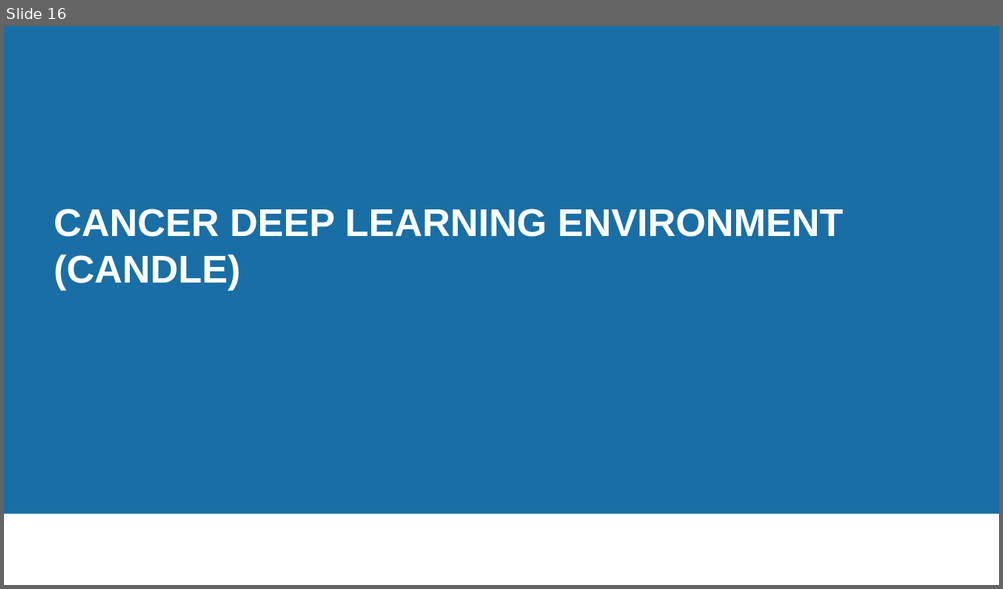
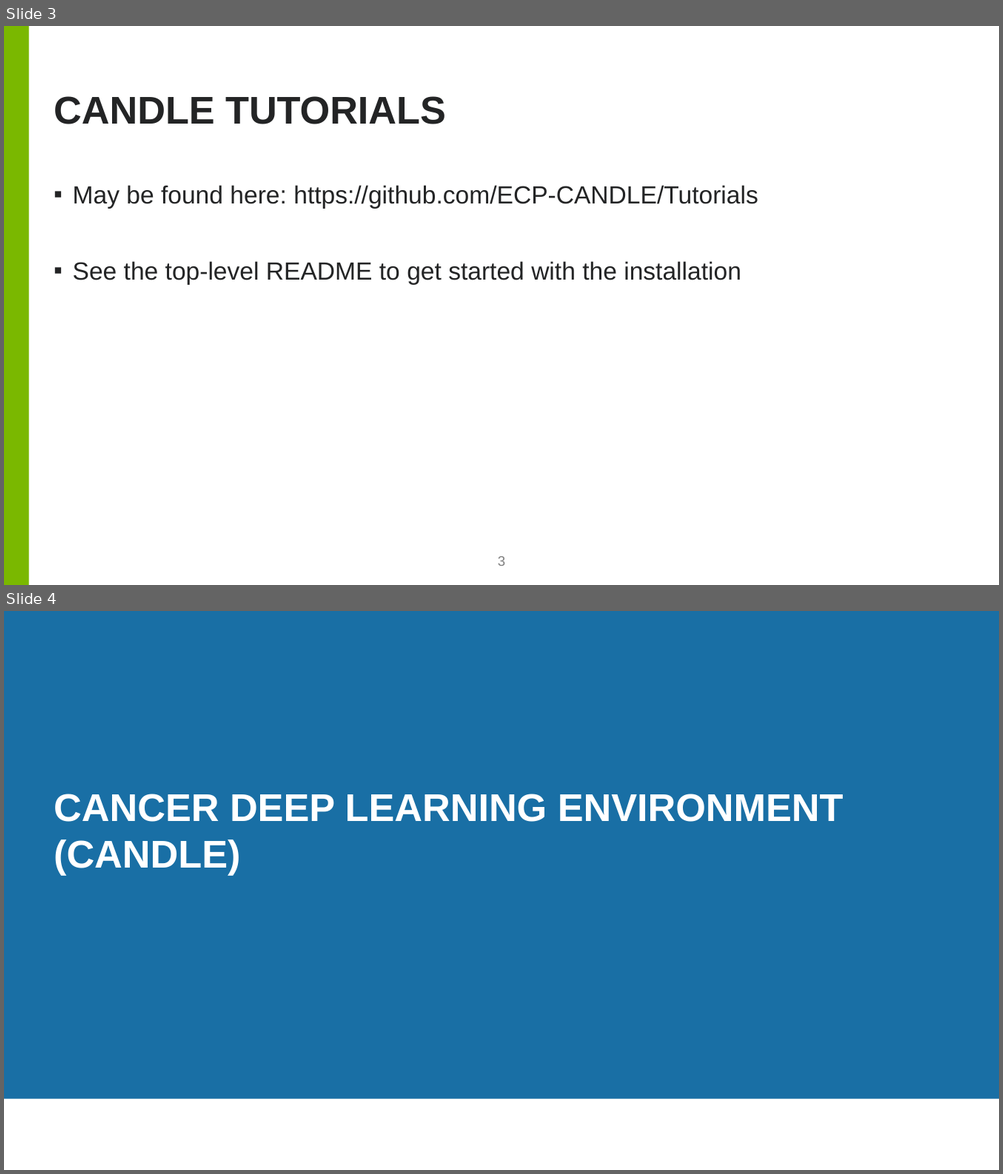
Before and after one commit to ECP-CANDLE/Tutorials, a slide deck: Supervisor/hpo.pptx. Shown one above the other, each under a label of ours: slide 16 before the commit, slides 3 and 4 after it. The pictures are 1003x589 and 1003x1174 pixels, drawn with LibreOffice and Linux fonts; fonts in the diff are those of the drawing; background and template pictures are left out. Boxes give left, top, right and bottom in pixels: in the first picture for what was removed or moved away, otherwise in the second. Text is boxed around its words. In the diff, an @@ line names an element or a change of style, - is before the commit and + after.

```diff
--- a/Supervisor/hpo.pptx
+++ b/Supervisor/hpo.pptx
@@ slide 3 added at [4, 26, 999, 585], background #FFFFFF @@
@@ rectangle added at [4, 26, 29, 585], fill #7AB800 @@
@@ title added at [54, 96, 446, 124], 28 pt, text #232425, bold @@
+CANDLE TUTORIALS
@@ text added at [73, 185, 758, 284], 18 pt, text #232425 @@
+▪ May be found here: https://github.com/ECP-CANDLE/Tutorials
+▪ See the top-level README to get started with the installation
@@ page number added at [498, 557, 505, 566], 10 pt, text #808080 @@
+3
@@ what was slide 16 is now slide 4 @@
```
Also in this commit, not shown: 2 slides changed.
